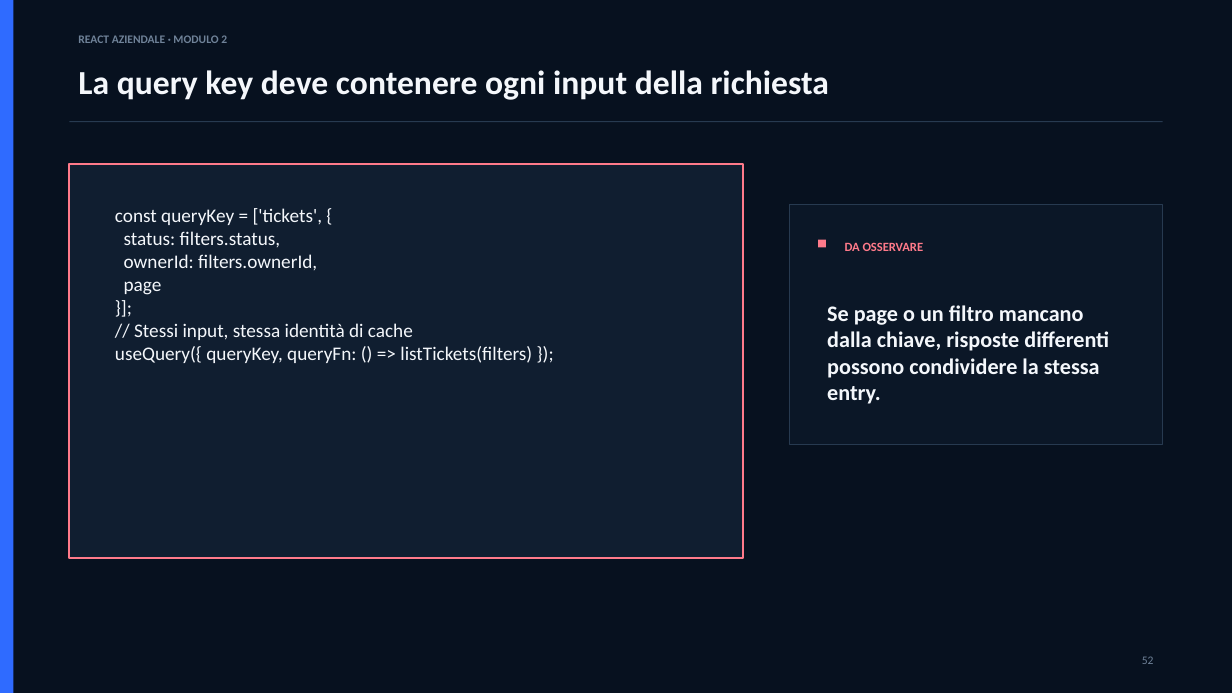
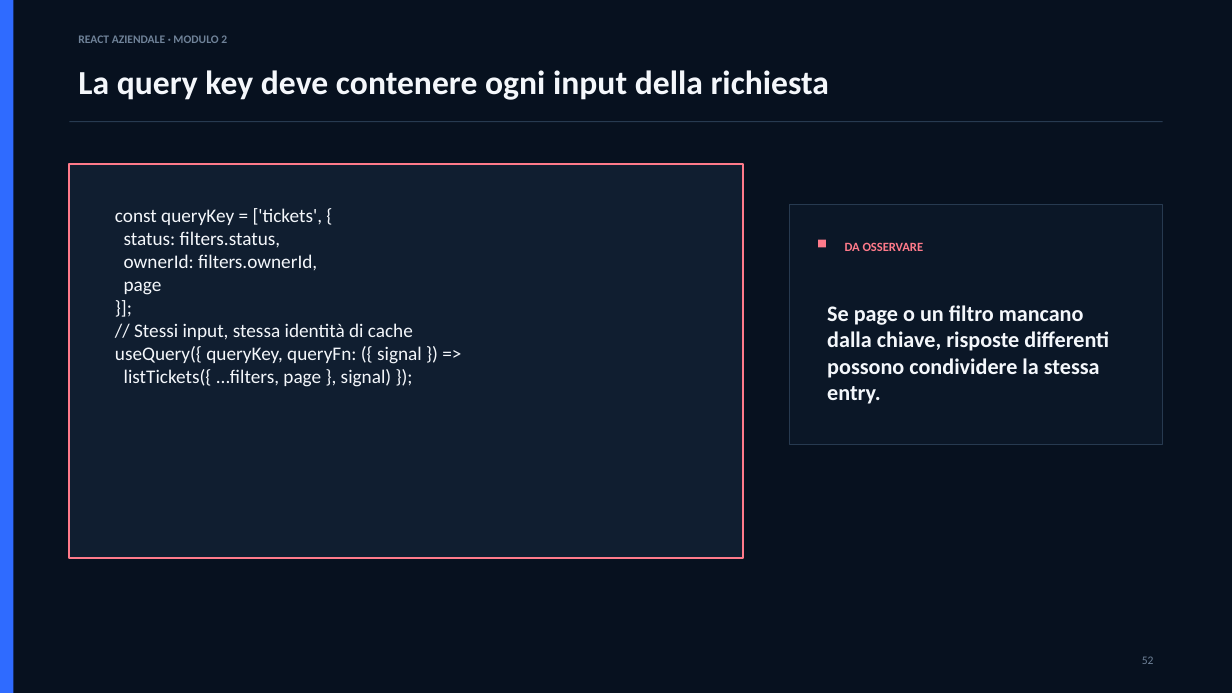
Before and after one commit to marius93rm/reactAziendale, a slide deck: slide 52 of materiali/slides/02-state-management-avanzato/Modulo_2_State_Management_Avanzato.pptx. Drawn at 1232x693 pixels with LibreOffice and Linux fonts; fonts in the diff are those of the drawing. Boxes give left, top, right and bottom in pixels: in the first picture for what was removed or moved away, otherwise in the second. Text is boxed around its words. In the diff, an @@ line names an element or a change of style, - is before the commit and + after.

```diff
--- a/materiali/slides/02-state-management-avanzato/Modulo_2_State_Management_Avanzato.pptx
+++ b/materiali/slides/02-state-management-avanzato/Modulo_2_State_Management_Avanzato.pptx
@@ text at (115,346,422,387): text changed @@
-useQuery({ queryKey, queryFn: () => listTickets(filters) });
+useQuery({ queryKey, queryFn: ({ signal }) =>
+listTickets({ ...filters, page }, signal) });
```
Also in this commit, not shown: 7 other slides changed.
